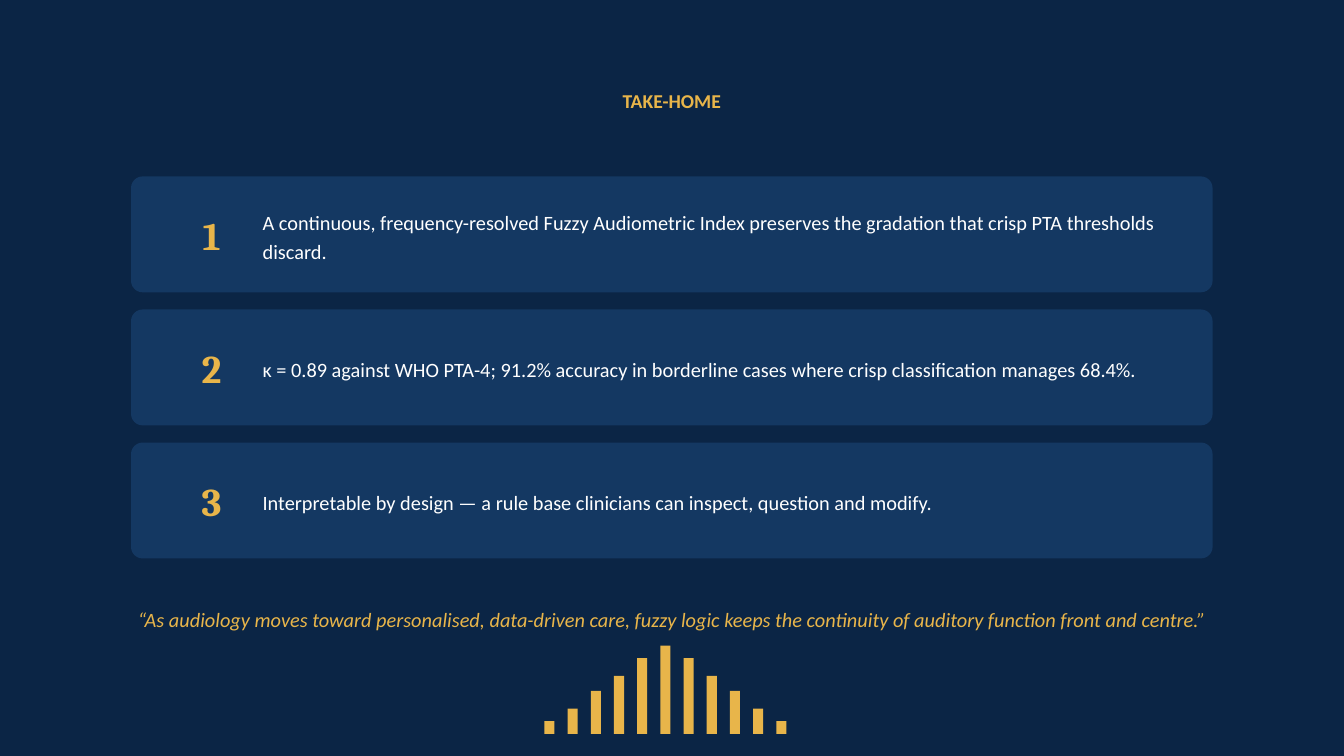
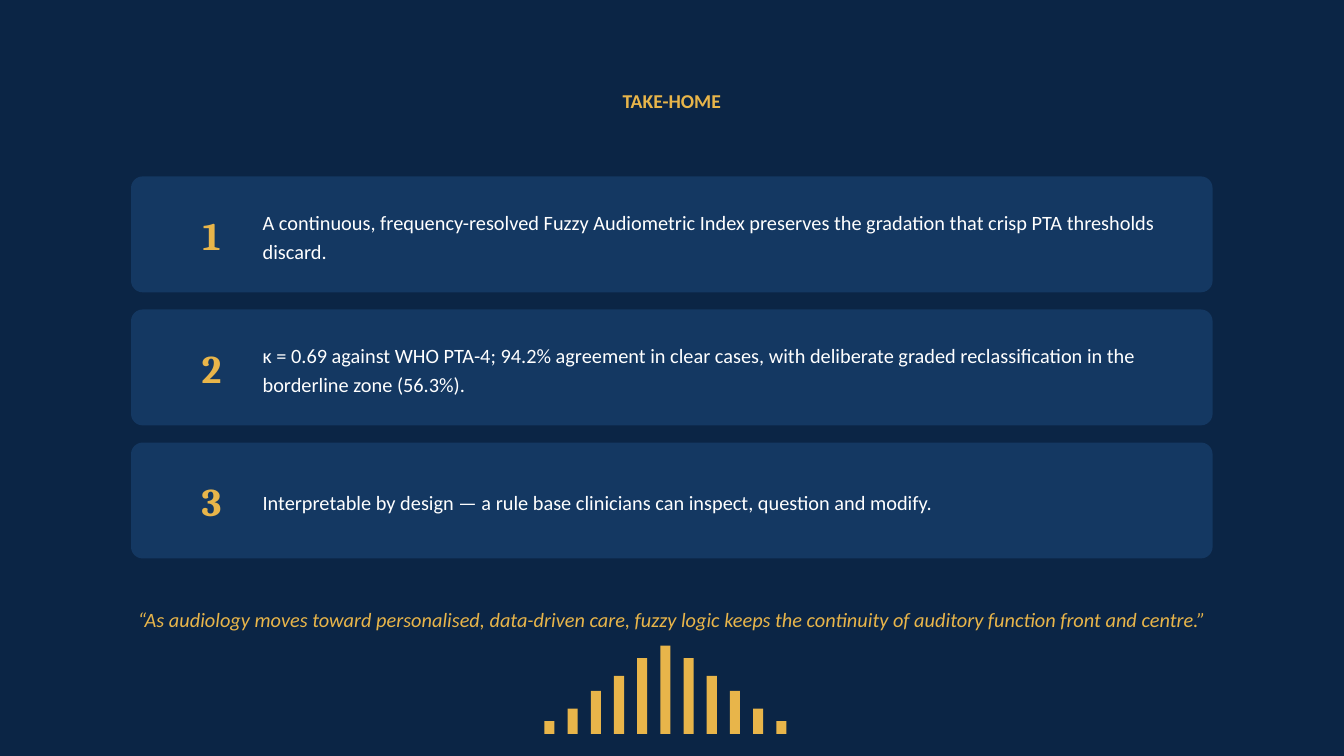
Before and after one commit to ameye/fuzzy-audiogram, a slide deck: slide 14 of arabcic2026/arabcic2026_fuzzy_audiogram.pptx. Drawn at 1344x756 pixels with LibreOffice and Linux fonts; fonts in the diff are those of the drawing. Boxes give left, top, right and bottom in pixels: in the first picture for what was removed or moved away, otherwise in the second. Text is boxed around its words. In the diff, an @@ line names an element or a change of style, - is before the commit and + after.

```diff
--- a/arabcic2026/arabcic2026_fuzzy_audiogram.pptx
+++ b/arabcic2026/arabcic2026_fuzzy_audiogram.pptx
@@ text at (263, 349, 1135, 395): text changed @@
-κ = 0.89 against WHO PTA-4; 91.2% accuracy in borderline cases where crisp classification manages 68.4%.
+κ = 0.69 against WHO PTA-4; 94.2% agreement in clear cases, with deliberate graded reclassification in the borderline zone (56.3%).
```
Also in this commit, not shown: 6 other slides changed, 58 other files.
